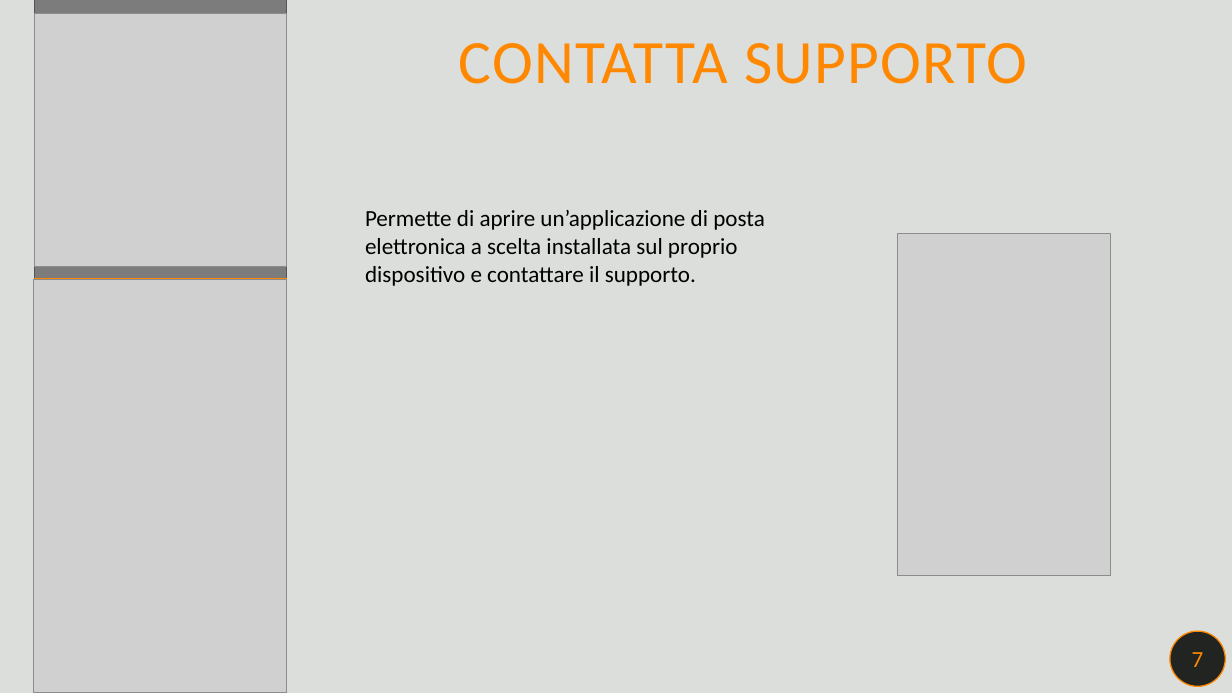
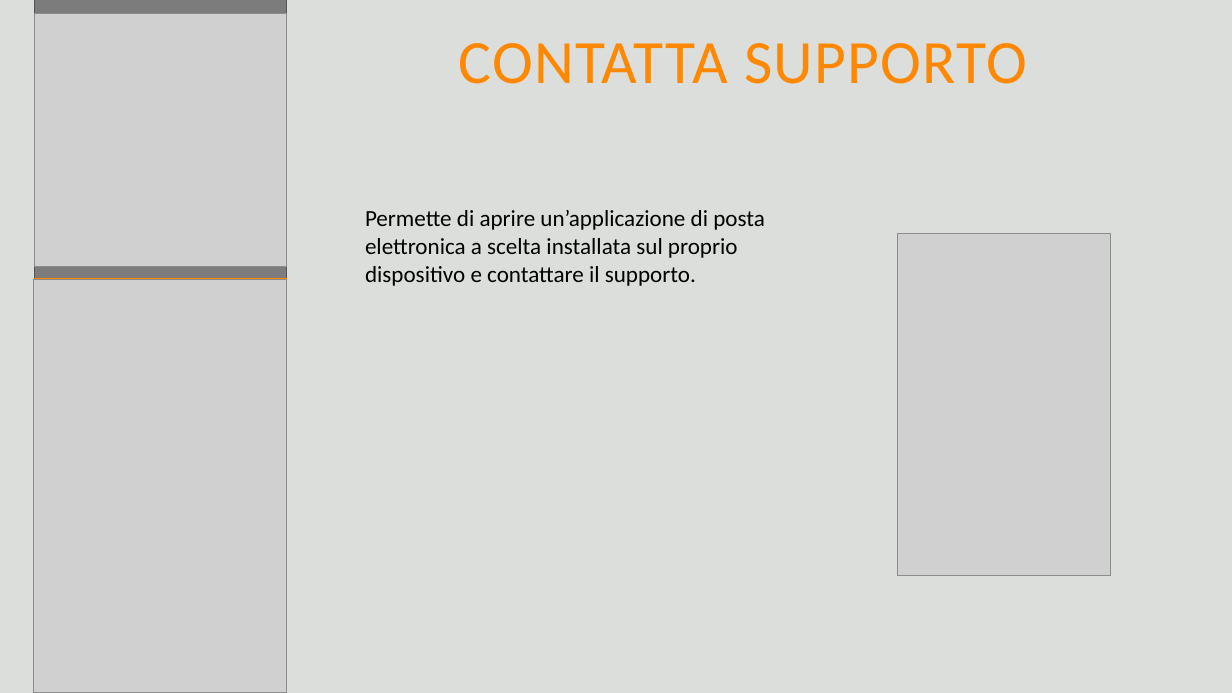
Before and after one commit to kevinmala00/PonyHelper, a slide deck: slide 12 of PresentazionePonyHelper.pptx (slide 14 before the commit). Drawn at 1232x693 pixels with LibreOffice and Linux fonts; fonts in the diff are those of the drawing; grey boxes stand for pictures. Boxes give left, top, right and bottom in pixels: in the first picture for what was removed or moved away, otherwise in the second. Text is boxed around its words. In the diff, an @@ line names an element or a change of style, - is before the commit and + after.

```diff
--- a/PresentazionePonyHelper.pptx
+++ b/PresentazionePonyHelper.pptx
@@ ellipse removed at (1170, 631, 1226, 687) @@
-7
```
Also in this commit, not shown: 9 other slides changed, 1 slide added, 3 slides removed.
